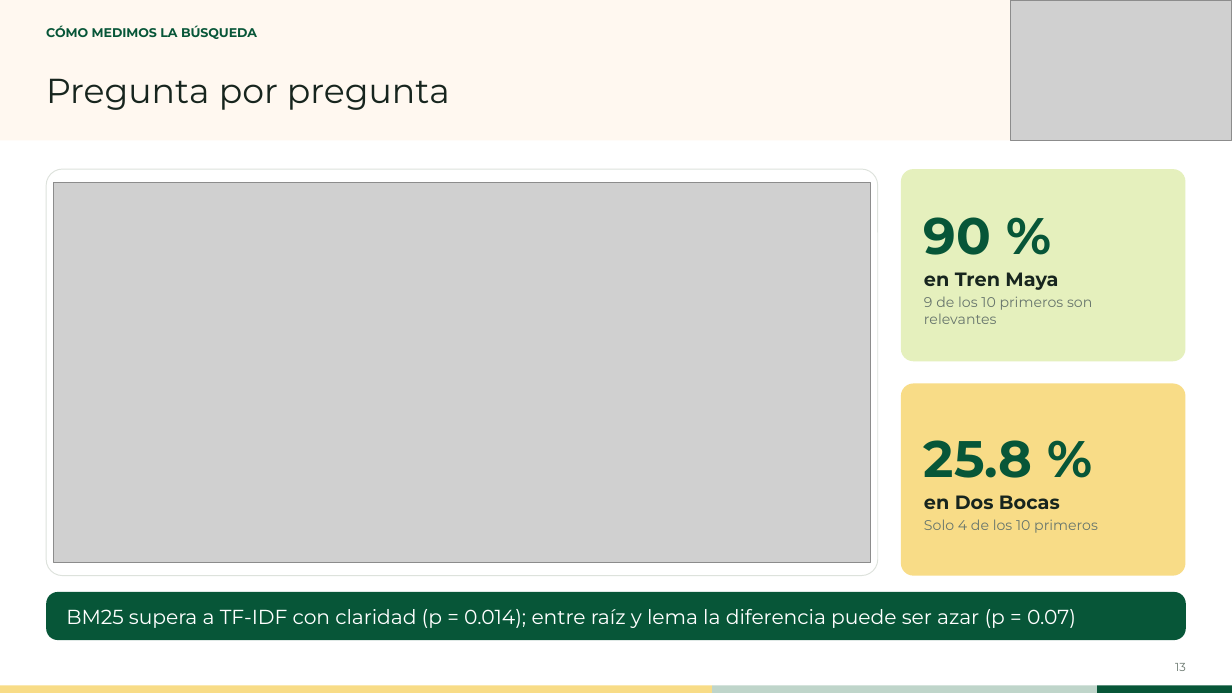
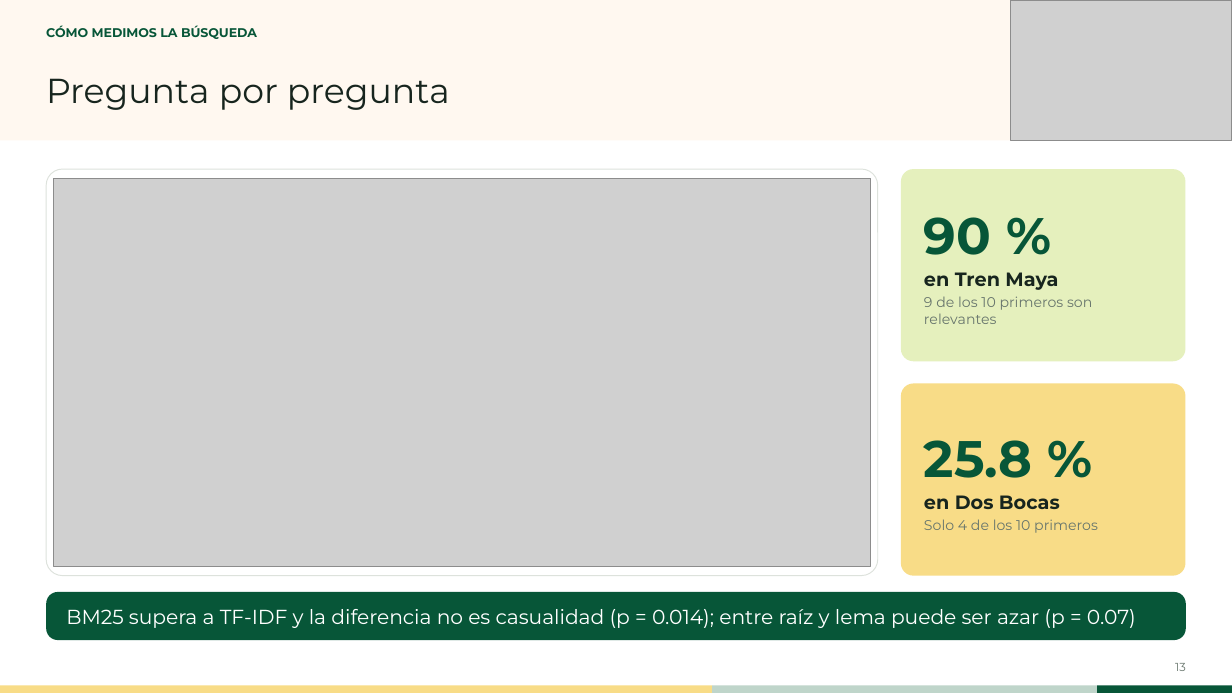
Before and after one commit to DiegoMoctezuma/Examen_Mineria_Textos, a slide deck: slide 13 of laminas/Presentacion_Mineria_de_Textos_v2.pptx. Drawn at 1232x693 pixels with LibreOffice and Linux fonts; fonts in the diff are those of the drawing; grey boxes stand for pictures. Boxes give left, top, right and bottom in pixels: in the first picture for what was removed or moved away, otherwise in the second. Text is boxed around its words. In the diff, an @@ line names an element or a change of style, - is before the commit and + after.

```diff
--- a/laminas/Presentacion_Mineria_de_Textos_v2.pptx
+++ b/laminas/Presentacion_Mineria_de_Textos_v2.pptx
@@ picture: place and size @@
-picture at (54, 182, 871, 563)
+picture at (54, 178, 871, 567)
@@ text at (66, 609, 1136, 628): text changed @@
-BM25 supera a TF-IDF con claridad (p = 0.014); entre raíz y lema la diferencia puede ser azar (p = 0.07)
+BM25 supera a TF-IDF y la diferencia no es casualidad (p = 0.014); entre raíz y lema puede ser azar (p = 0.07)
```
Also in this commit, not shown: 16 other slides changed, 1 other file.
